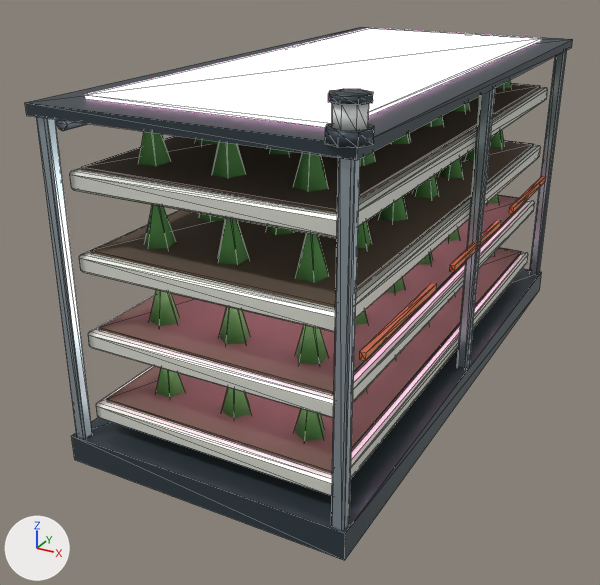
The glTF model lunar-art-test/game/assets/verticalfarm.glb as it was, and as the next commit left it.
Both versions are drawn from a camera (50 mm lens) standing at (2.17, -4.69, 2.76) and looking at (-0.2, -0.38, 0.61). The lights are fixed; the arrows at lower left show +X, +Y and +Z. The picture after the commit comes second. Mesh edges are drawn as thin lines. Vertices at exactly the same position are counted once.

In view in the first picture: 'Lamp.001', 'Plants.001', 'Tower'.
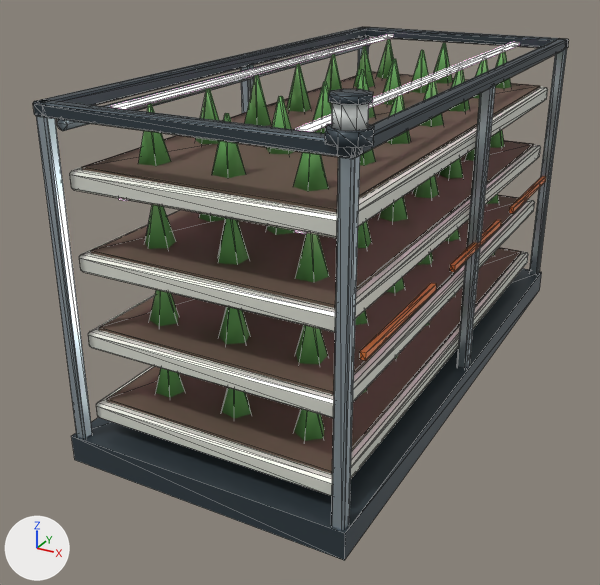
What differs and where, as boxes [x1, y1, x2, y2] in the pictures (600 x 585 px):
'Tower', reshaped: before [25, 27, 573, 560]; after [33, 27, 569, 560]
part 1 of me_cube_026, added: after [33, 99, 361, 159]
part 2 of me_cube_026, added: after [111, 34, 394, 109]
part 3 of me_cube_026, added: after [295, 42, 520, 132]
part 4 of me_cube_026, rebuilt: before [25, 27, 573, 160]; after [33, 27, 569, 159]
part 5 of me_cube_026, deleted: before [85, 28, 541, 127]

What the commit changed:
me_cube_026 is used by ob_tower; location (0.0, 0.0, 0.0).
me_cube_026 had 360 vertices, 624 faces and spanned x -0.86..0.86, y -1.86..1.86, z 0.0..2.03.
me_cube_026 now has 476 vertices, 836 faces and spans x -0.85..0.85, y -1.85..1.85, z 0.0..2.01.
me_cube_026 part 1: the loose piece of 24 vertices spanning x -0.75..0.75, y -1.75..1.75, z 1.57..1.67 is copied, and the copy is scaled about its middle by (1.13, 0.0192, 0.707), then moved by (0.0, -1.8, 0.36), in mat_lunar___graphite_structure (greyish blue #3c4850); it spans x -0.84..0.84, y -1.84..-1.76, z 1.94..2.01.
me_cube_026 part 2: a new loose piece, a box spanning x -0.525..-0.475, y -1.65..1.65, z 1.97..1.99, in mat_lunar___grow_light_emission (pink #ffbcea, glowing pink #ffbcea).
me_cube_026 part 3: a new loose piece, a box spanning x 0.475..0.525, y -1.65..1.65, z 1.97..1.99, in mat_lunar___grow_light_emission (pink #ffbcea, glowing pink #ffbcea).
me_cube_026 part 4: the loose piece of 8 vertices spanning x -0.86..0.86, y -1.86..1.86, z 1.95..2.01 is rebuilt with 68 vertices and now spans x -0.84..0.84, y -1.84..1.84, z 1.94..2.01.
me_cube_026 part 5: the loose piece of 8 vertices spanning x -0.68..0.68, y -1.65..1.65, z 2.01..2.03 is deleted.
Other edits to the shape of me_cube_026 do not show in these pictures.
